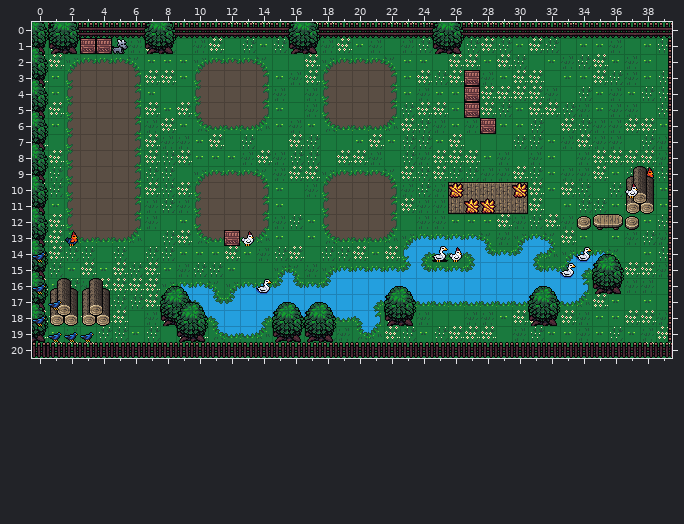
Tiled map -- PlantAhead/Assets/Tilemaps/level1.tmx. That is the earlier state.
Cells are 16x16 px. Shown: x 0..39, y 0..20.
After:
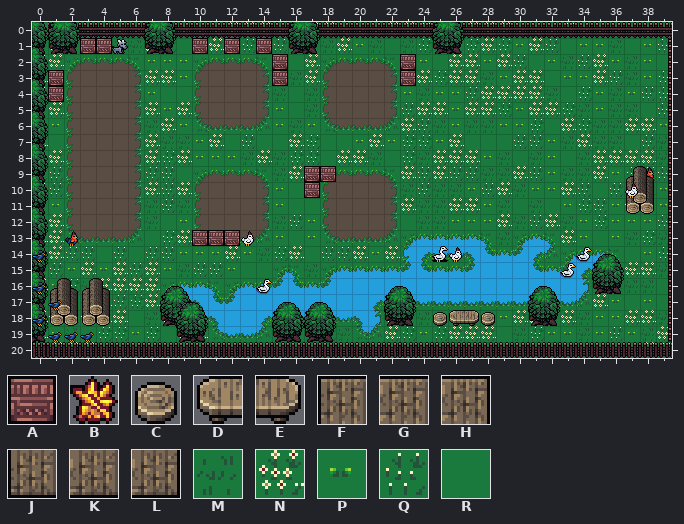
Key: from "FarmMap": A 135, B 137, C 572, D 573, E 574, F 583, G 584, H 585, J 647, K 648, L 649, M 673, N 704, P 705, Q 736, R 737.
_ is an empty cell.
The exact change:
{"where": "layer \"Grass\""}
{"y":10,"x":26,"old":"FGGGHN","new":"MPQNMP"}
{"y":11,"x":26,"old":"JKKKLN","new":"NNPMRM"}
{"where": "layer \"hay\""}
{"y":10,"x":26,"old":"B","new":"_"}
{"y":10,"x":30,"old":"B","new":"_"}
{"y":11,"x":27,"old":"BB","new":"__"}
{"y":12,"x":34,"old":"CDEC","new":"____"}
{"y":18,"x":25,"old":"____","new":"CDEC"}
{"where": "layer \"Goose\""}
{"y":1,"x":10,"old":"_","new":"A"}
{"y":1,"x":12,"old":"_","new":"A"}
{"y":1,"x":14,"old":"_","new":"A"}
{"y":2,"x":15,"old":"_","new":"A"}
{"y":2,"x":23,"old":"_","new":"A"}
{"y":3,"x":1,"old":"_","new":"A"}
{"y":3,"x":15,"old":"_","new":"A"}
{"y":3,"x":23,"old":"_","new":"A"}
{"y":3,"x":27,"old":"A","new":"_"}
{"y":4,"x":1,"old":"_","new":"A"}
{"y":4,"x":27,"old":"A","new":"_"}
{"y":5,"x":27,"old":"A","new":"_"}
{"y":6,"x":28,"old":"A","new":"_"}
{"y":9,"x":17,"old":"__","new":"AA"}
{"y":10,"x":17,"old":"_","new":"A"}
{"y":13,"x":10,"old":"__","new":"AA"}
